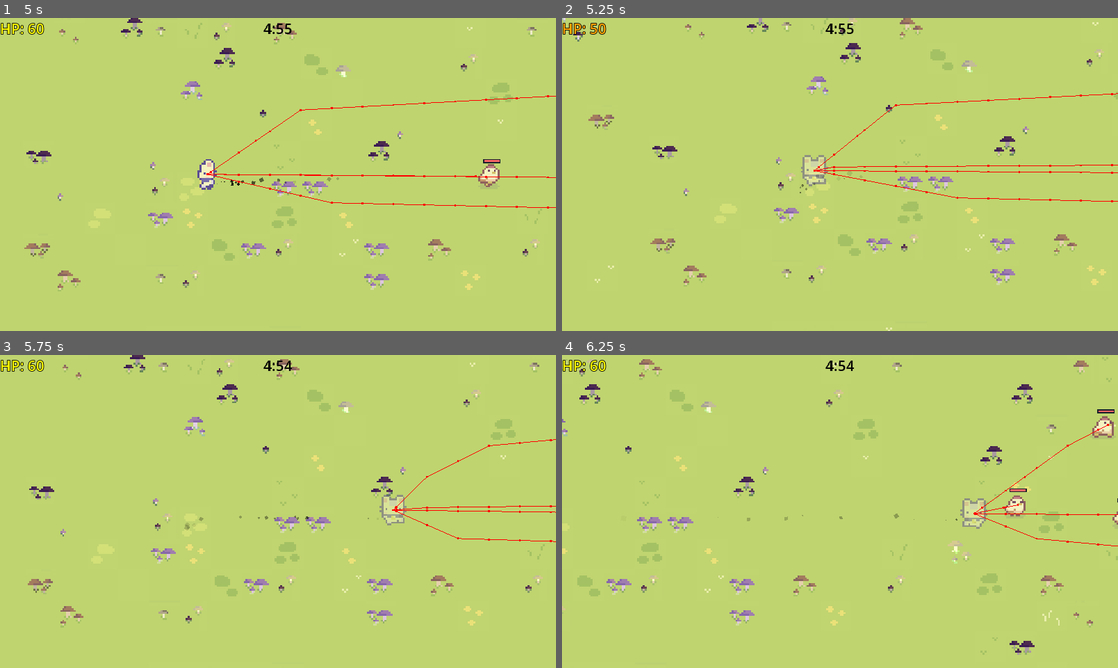
Above: before the commit, frames 1-4 (two rows, left to right).
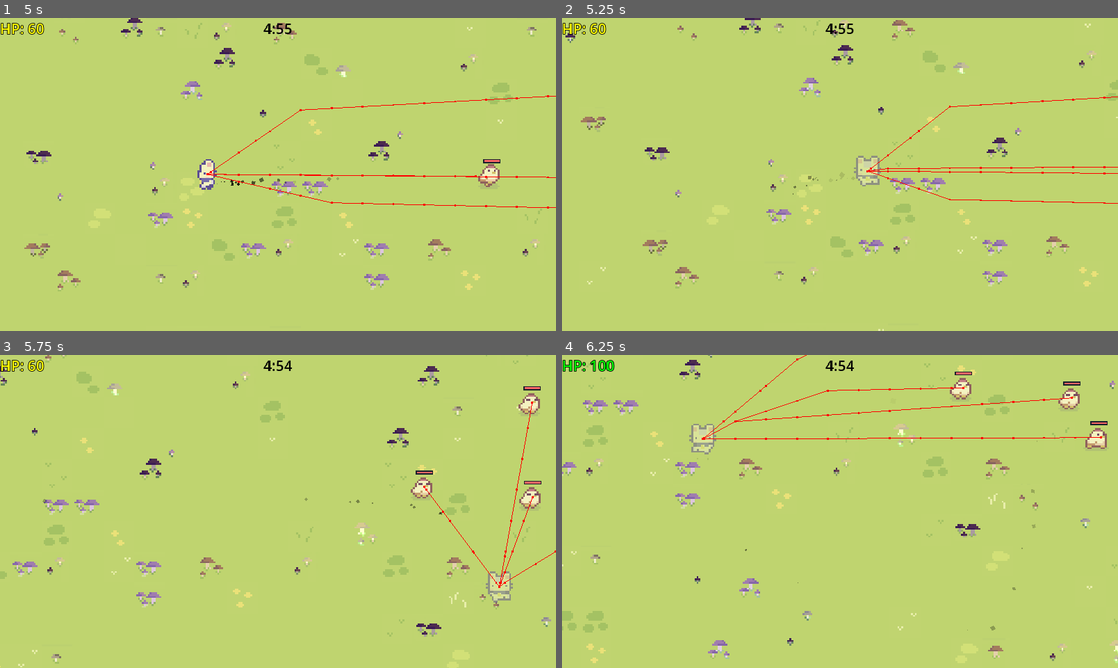
Above: after the commit, the same moments.

Repository: pick-ax-e/Mini-Jam-156-Jame-Gam-29
Game: Godot game, scene res://scenes/main.tscn
The game is run twice, just before and just after one commit, with the same random seed, the same clock (stepped at 60 frames per second) and the same inputs.
Inputs:
- Up to frame 1 (5 s): hold D (move_right) 0.53-1.28 s; hold \ (SECRET_TEST_BUTTON_SHHH_TELL_NOBODY) 0.53-1.28 s; hold S (move_back) 1.28-2.03 s; tap 1 (attack1) at 1.35 s; hold D (move_right) 2.03-2.78 s; hold Space (special) 2.03-2.78 s; hold W (move_forward) 2.78-3.53 s; tap \ (SECRET_TEST_BUTTON_SHHH_TELL_NOBODY) at 2.85 s; hold 1 (attack1) 3.53-4.28 s; hold A (move_left) from 3.53 s (still down); tap Space (special) at 4.35 s
- Up to frame 2 (5.25 s): release A (move_left) at 5.03 s; hold S (move_back) from 5.03 s (still down); hold \ (SECRET_TEST_BUTTON_SHHH_TELL_NOBODY) from 5.03 s (still down)
- Up to frame 3 (5.75 s): keep holding S (move_back); keep holding \ (SECRET_TEST_BUTTON_SHHH_TELL_NOBODY)
- Up to frame 4 (6.25 s): release S (move_back) at 5.78 s; release \ (SECRET_TEST_BUTTON_SHHH_TELL_NOBODY) at 5.78 s; hold D (move_right) from 5.78 s (still down); tap 1 (attack1) at 5.85 s

Frame 1 is identical in both runs. In frame 2, 6.2% of the frame differs, in the area x 0-100%, y 0-100%; in frame 3, 7.2%; in frame 4, 8.1%, in the area x 0-100%, y 0-99%.

Commit message:
added a desiredTime var to the resetting of the player, that way it doesnt take SOOOOOOO LONGG HAHAHABADSHUFnADSIfnDSUOfmpsf

Diff:
--- a/scripts/Player/player.gd
+++ b/scripts/Player/player.gd
@@ -15,6 +15,7 @@
 	resetting = true
 	velocity = Vector2.ZERO
 	animatedSprite.modulate = Color(1,1,1,0.5)
+	initialResetSize = posOverTime.size()
 
 func quick_reset(): #no animation
 	var h = healthOverTime.pop_front()
@@ -65,6 +66,8 @@
 const dashImpulse = 1500
 
 const resetTimeScale = 0.5 #negetive time scale in godot is weird, so i have avoided using it after testing
+const ResetDurationDesired = 2.0 #the amount of time the reset should take
+var initialResetSize = 0
 
 func _ready():
 	Singleton.player_node = self
@@ -100,8 +103,21 @@
 		animatedSprite.modulate = Color(1,1,1,1)
 		Singleton.reset()
 		return
-	var pos = posOverTime.pop_back()
-	var hlth = healthOverTime.pop_back()
+
+	var pos
+	var hlth
+	var numFramesToSkip = ((initialResetSize /60)/ResetDurationDesired)
+	print("num to skip")
+	print(numFramesToSkip)
+	print("num in array")
+	print(posOverTime.size())
+	while numFramesToSkip > 0 && posOverTime.size() > 2: #skip frames
+		pos = posOverTime.pop_back()
+		hlth = healthOverTime.pop_back()
+		numFramesToSkip-=1
+
+	pos = posOverTime.pop_back()
+	hlth = healthOverTime.pop_back()
 
 	player_health = hlth
 	position = pos
